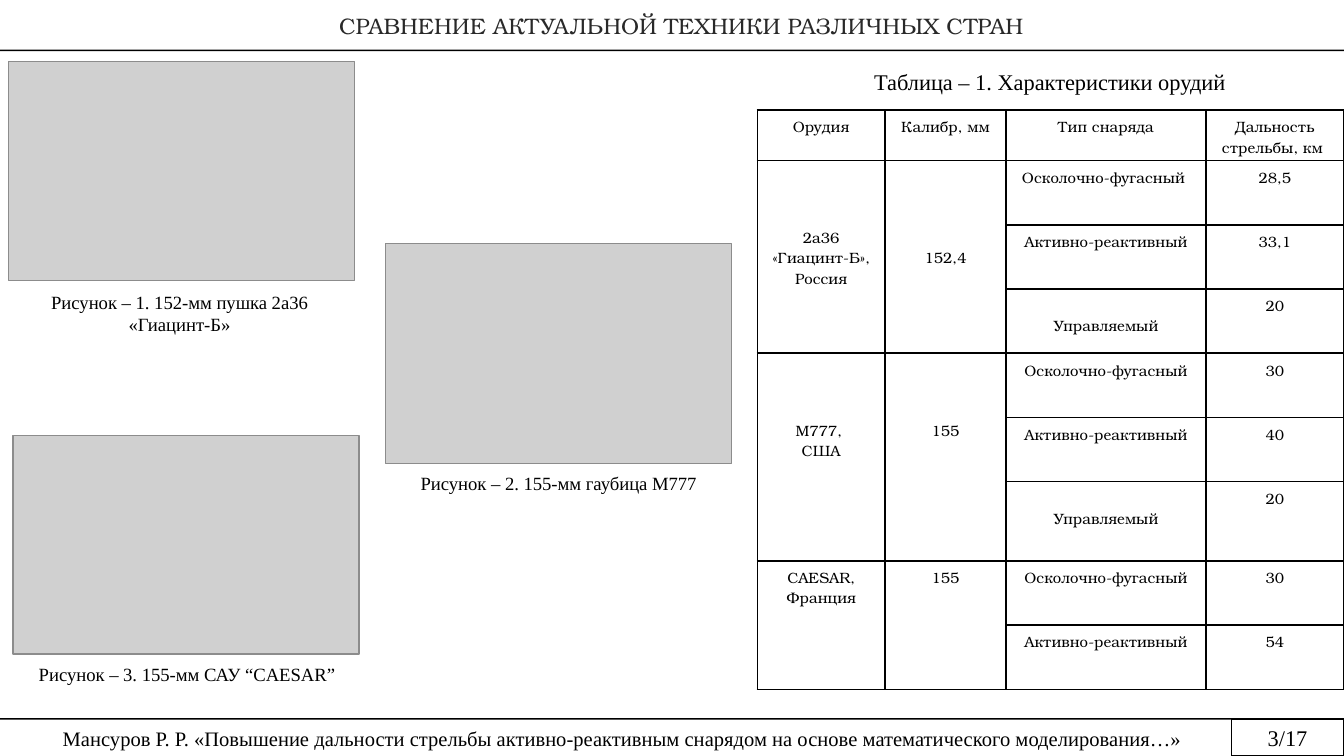
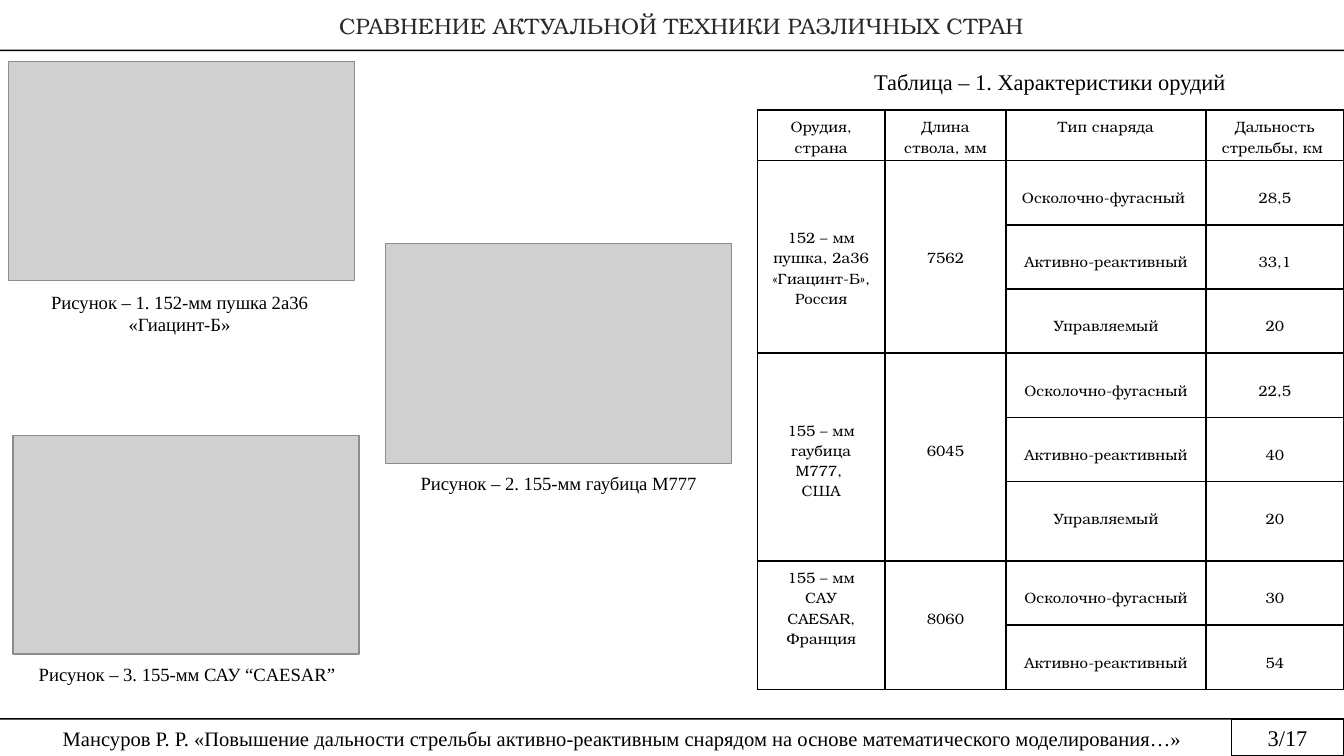
Before and after one commit to rustam-mansurov/cats, a slide deck: slide 3 of Диссертация/Мансуров Презентация.pptx. Drawn at 1344x756 pixels with LibreOffice and Linux fonts; fonts in the diff are those of the drawing; grey boxes stand for pictures. Boxes give left, top, right and bottom in pixels: in the first picture for what was removed or moved away, otherwise in the second. Text is boxed around its words. In the diff, an @@ line names an element or a change of style, - is before the commit and + after.

```diff
--- a/Диссертация/Мансуров Презентация.pptx
+++ b/Диссертация/Мансуров Презентация.pptx
@@ table at (758,110,1344,689) @@
-row 1, column 1: Орудия
+row 1, column 1: Орудия, страна
-row 1, column 2: Калибр, мм
+row 1, column 2: Длина ствола, мм
-row 2, column 1: 2а36 «Гиацинт-Б», Россия
+row 2, column 1: 152 – мм пушка, 2а36 «Гиацинт-Б», Россия
-row 2, column 2: 152,4
+row 2, column 2: 7562
-row 5: М777, / США | 155 | Осколочно-фугасный | 30
+row 5: 155 – мм гаубица М777, / США | 6045 | Осколочно-фугасный | 22,5
-row 8, column 1: CAESAR, Франция
+row 8, column 1: 155 – мм САУ CAESAR, Франция
-row 8, column 2: 155
+row 8, column 2: 8060
```
Also in this commit, not shown: 3 other slides changed, 5 slides added, 10 other files.
